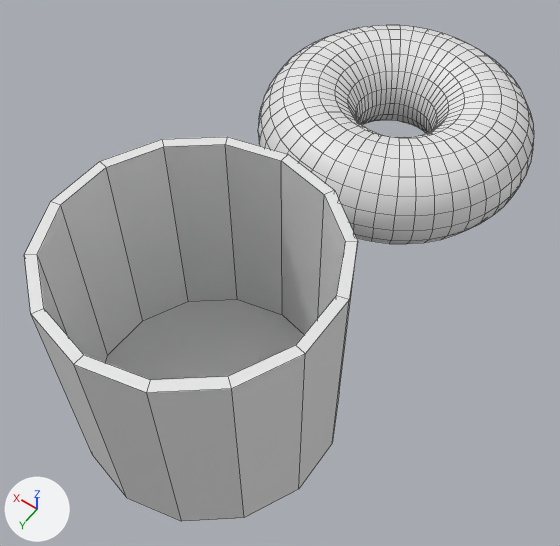
Before and after pictures for a commit that changed the Blender file donut-2026/donut-tut2026.blend.
Rendered twice from a 50 mm lens placed at (-0.277, 0.639, 0.762), pointed at (0.01, 0.237, 0.131). Every picture has the same lights, and +X, +Y and +Z are marked at lower left. The older version comes first. Mesh edges are drawn as thin lines.
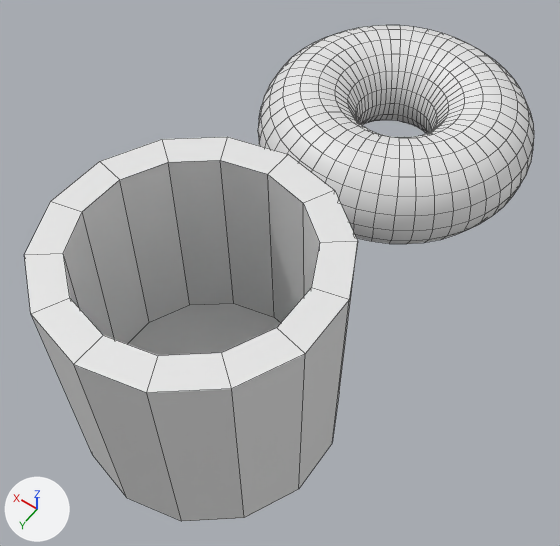
What differs and where, as boxes [x1, y1, x2, y2] in the pictures (560 x 546 px):
'Cylinder', modifiers changed
    both: [25, 137, 358, 521]

The change, as a list of edits to the scene's bpy script:
```text
Change ob_cylinder:
    where _m = ob_cylinder.modifiers.new('Solidify', 'SOLIDIFY')
    add _m.thickness = 0.03
```
